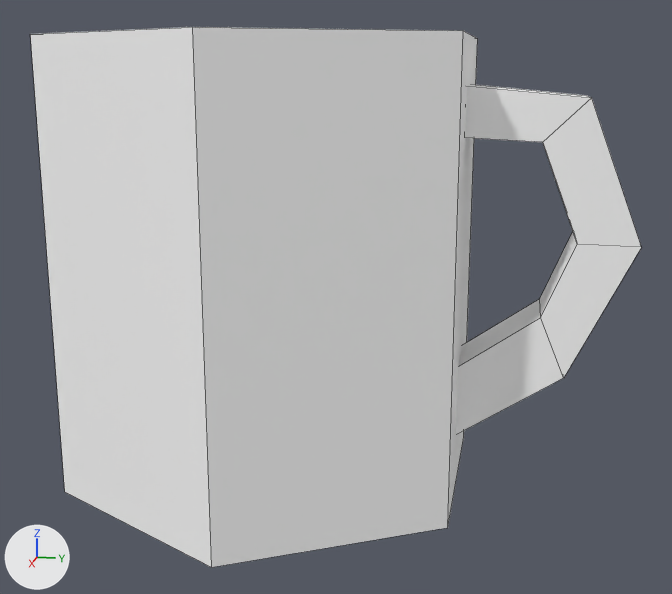
A saved change to the FBX model Assets/Assetpacks/PolygonFantasyKingdom/Models/SM_Item_Cup_01.fbx.
One viewpoint serves both versions: a camera (50 mm lens) standing at (0.284, 0.077, 0.13) and looking at (0.003, 0.021, 0.06). The lights are fixed; the arrows at lower left show +X, +Y and +Z. Mesh edges are drawn as thin lines. Where no turn or scale is listed for an object, it has been applied to the vertices.

In view in the first picture: 'SM_Item_Cup_01'.
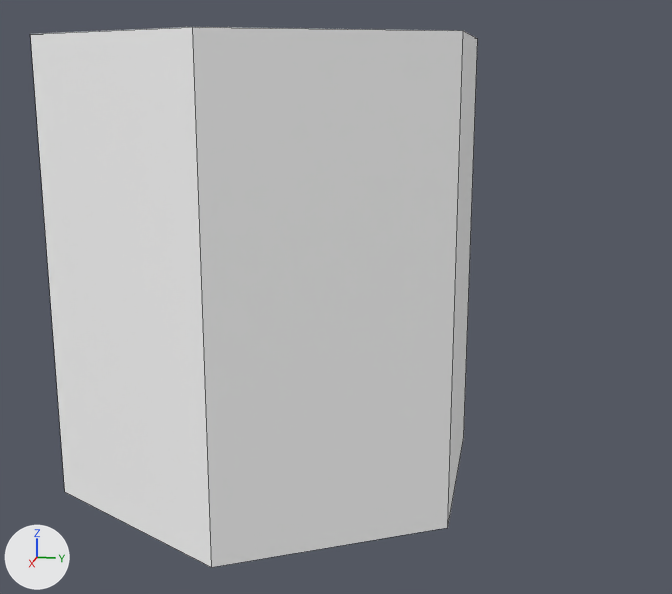
Changed parts and their boxes [x1, y1, x2, y2] in the pictures (672 x 594 px):
'SM_Item_Cup_01', reshaped (27% narrower)
    before: [30, 27, 641, 567]
    after: [30, 27, 478, 567]
part 1 of me_mesh, deleted
    before: [456, 84, 641, 435]

The change, as a diff of the scene's bpy script:
```diff
--- a/Assets/Assetpacks/PolygonFantasyKingdom/Models/SM_Item_Cup_01.fbx.py
+++ b/Assets/Assetpacks/PolygonFantasyKingdom/Models/SM_Item_Cup_01.fbx.py
@@ me_mesh @@
 me_mesh.from_pydata(...)  # 44 vertices, 38 faces; spans x -0.07..0.07, y -0.06..0.111, z 0.0..0.139
 # used by ob_sm_item_cup_01; location = (0.0, 0.0, 0.0)
+# me_mesh part 1: the loose piece of 20 vertices spanning x -0.012..0.012, y 0.06..0.111, z 0.019..0.125 is deleted
 me_mesh.materials.append(mat_lambert1)
```
